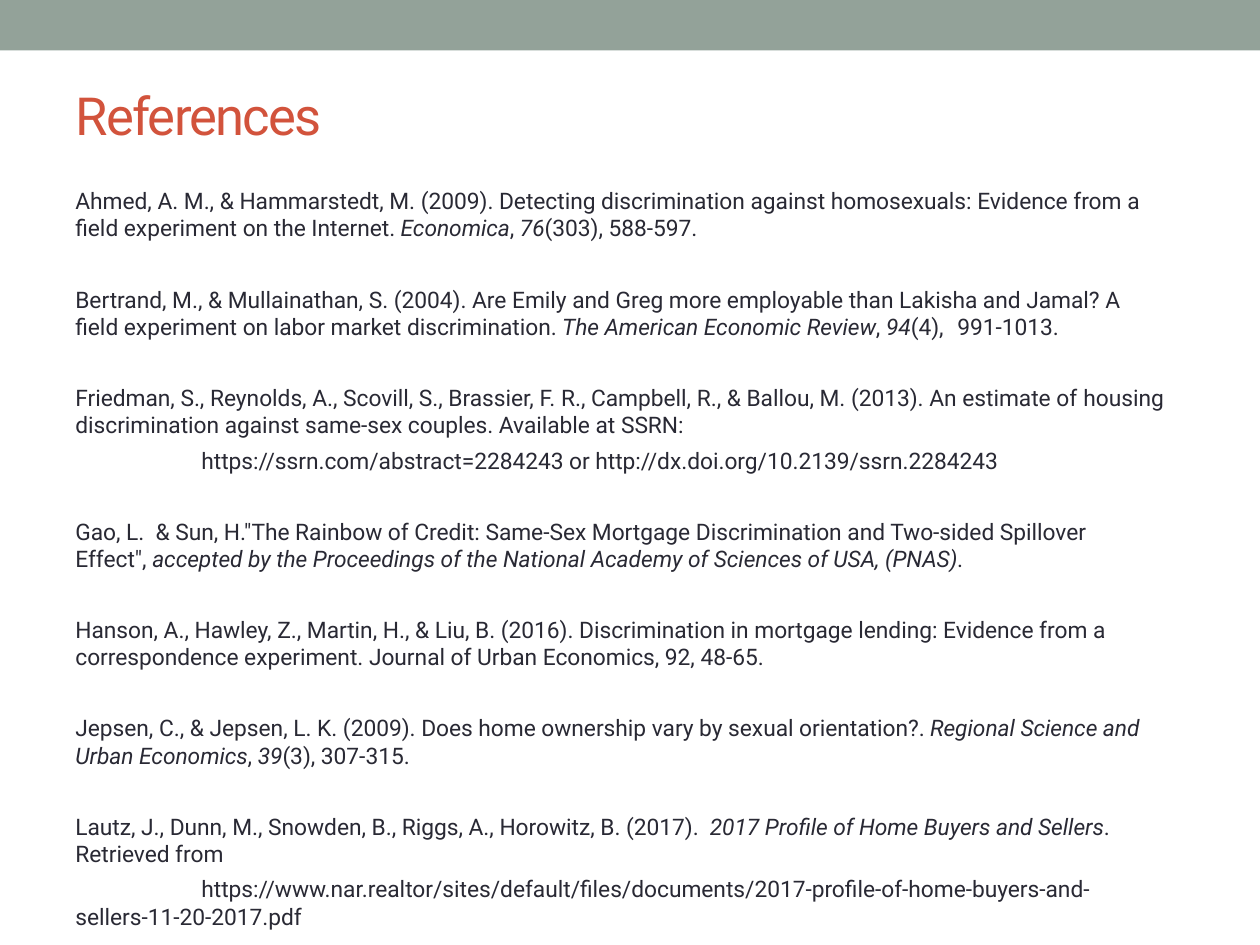
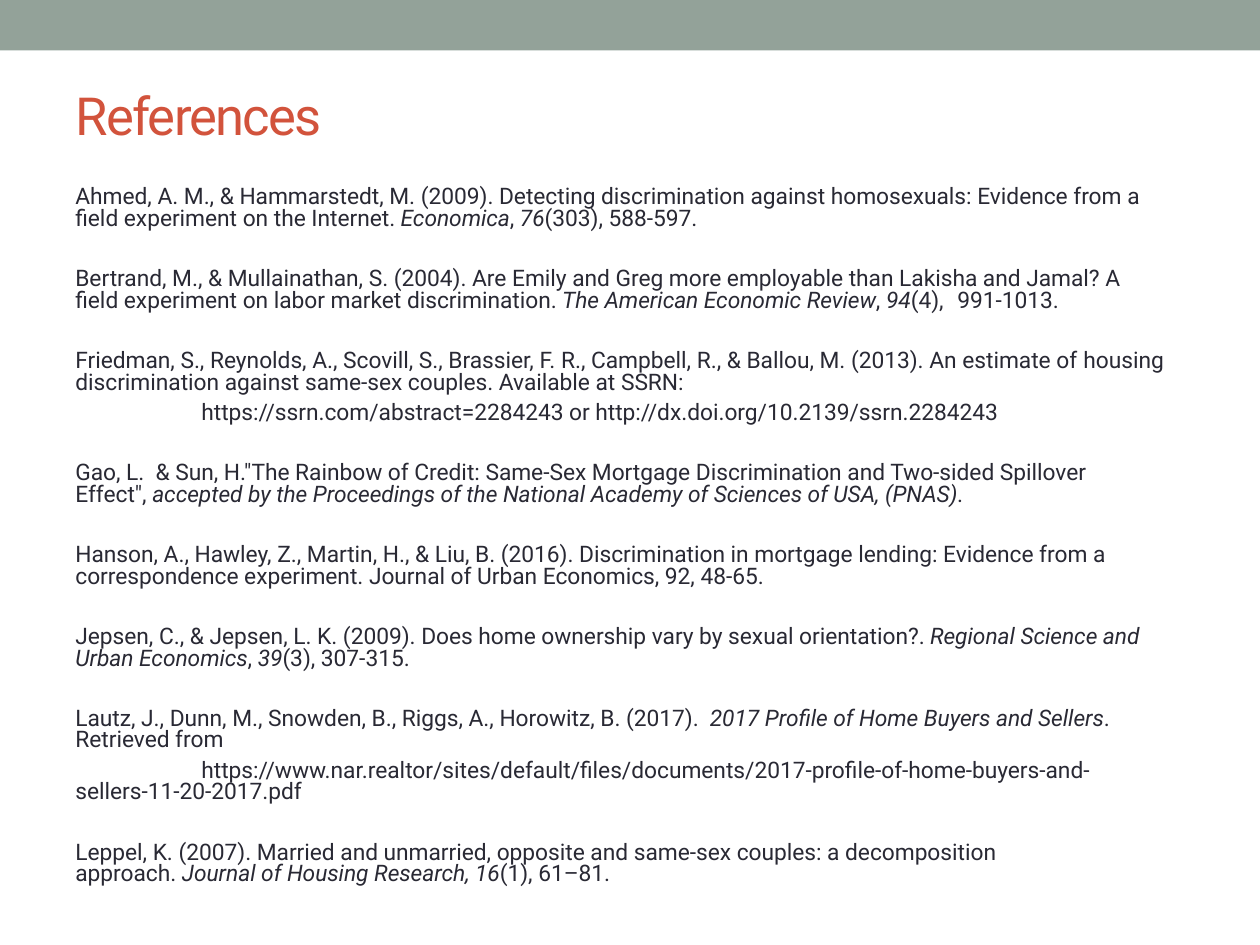
Before and after one commit to hhadah/urban-econ, a slide deck: slide 20 of slides/ppslides/ButtonMLODiscrimination21Oct2021.pptx. Drawn at 1260x945 pixels with LibreOffice and Linux fonts; fonts in the diff are those of the drawing. Boxes give left, top, right and bottom in pixels: in the first picture for what was removed or moved away, otherwise in the second. Text is boxed around its words. In the diff, an @@ line names an element or a change of style, - is before the commit and + after.

```diff
--- a/slides/ppslides/ButtonMLODiscrimination21Oct2021.pptx
+++ b/slides/ppslides/ButtonMLODiscrimination21Oct2021.pptx
@@ text "Ahmed, A. M., & Hammarstedt, ..." at (75,186,1163,886): indent changed; line spacing 1 to 0.8 @@
```
Also in this commit, not shown: 12 other slides changed, 46 other files.
